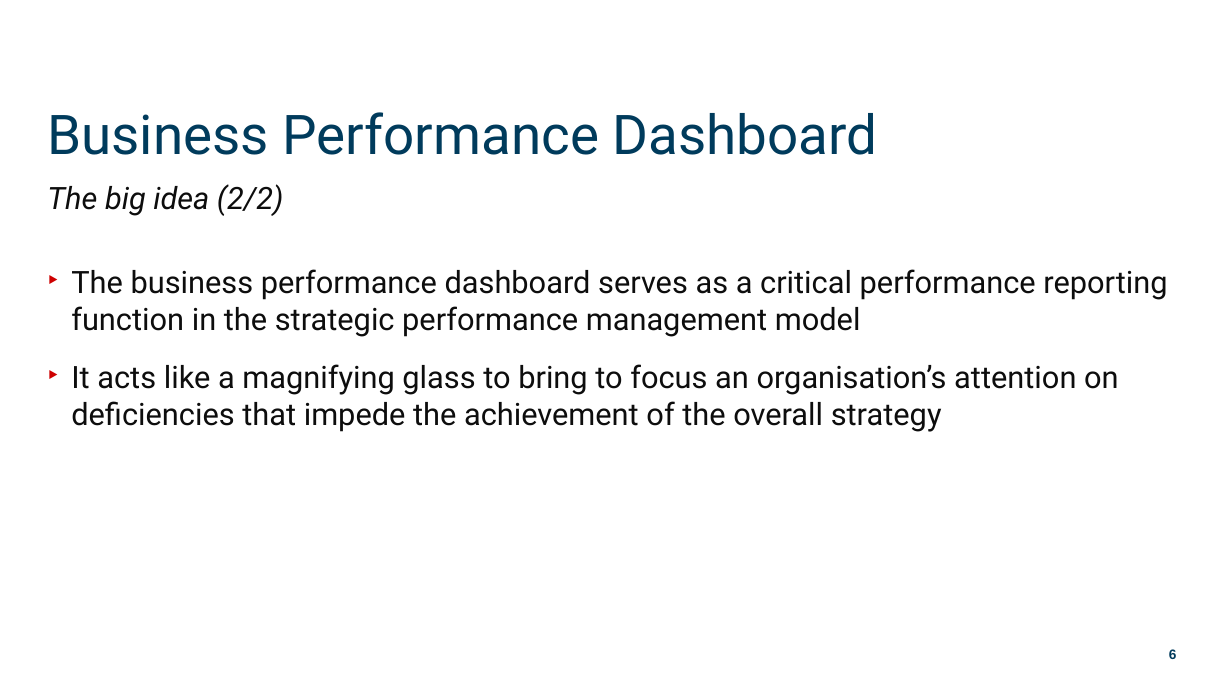
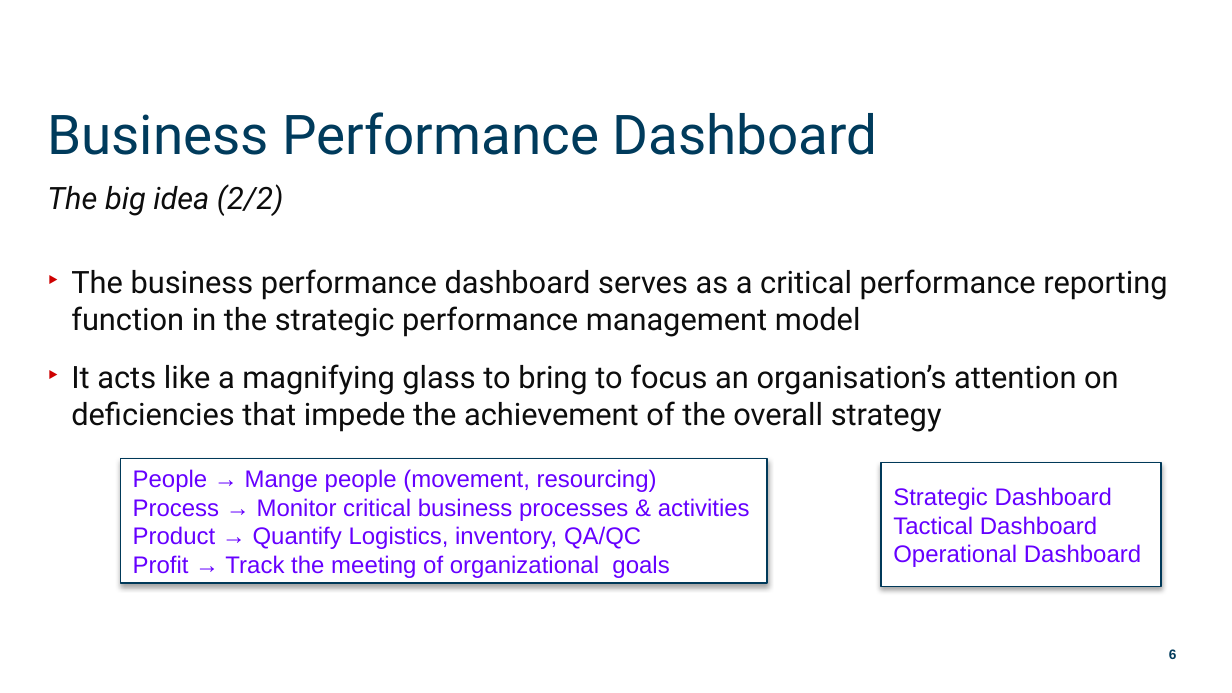
Before and after one commit to munishkumar-gh/munishkumar-gh.github.io, a slide deck: slide 6 of SuSS/ANL201 Study Unit 6_2021 - Lecturer.pptx. Drawn at 1232x693 pixels with LibreOffice and Linux fonts; fonts in the diff are those of the drawing; background and template pictures are left out. Boxes give left, top, right and bottom in pixels: in the first picture for what was removed or moved away, otherwise in the second. Text is boxed around its words. In the diff, an @@ line names an element or a change of style, - is before the commit and + after.

```diff
--- a/SuSS/ANL201 Study Unit 6_2021 - Lecturer.pptx
+++ b/SuSS/ANL201 Study Unit 6_2021 - Lecturer.pptx
@@ rectangle added at (x1=121, y1=458, x2=768, y2=583), fill #FFFFFF, outline #003A5A 0.75 pt, 14 pt, text #6600FF @@
+People → Mange people (movement, resourcing)
+Process → Monitor critical business processes & activities
+Product → Quantify Logistics, inventory, QA/QC
+Profit → Track the meeting of organizational goals
@@ rectangle added at (x1=881, y1=462, x2=1161, y2=586), fill #FFFFFF, outline #003A5A 0.75 pt, 14 pt, text #6600FF @@
+Strategic Dashboard
+Tactical Dashboard
+Operational Dashboard
```
Also in this commit, not shown: 9 other slides changed.
